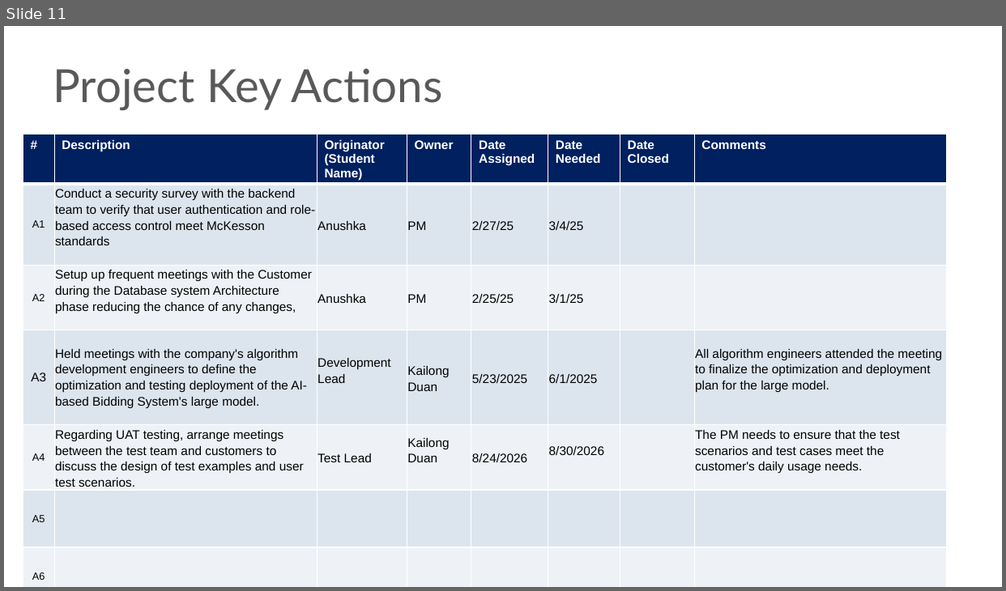
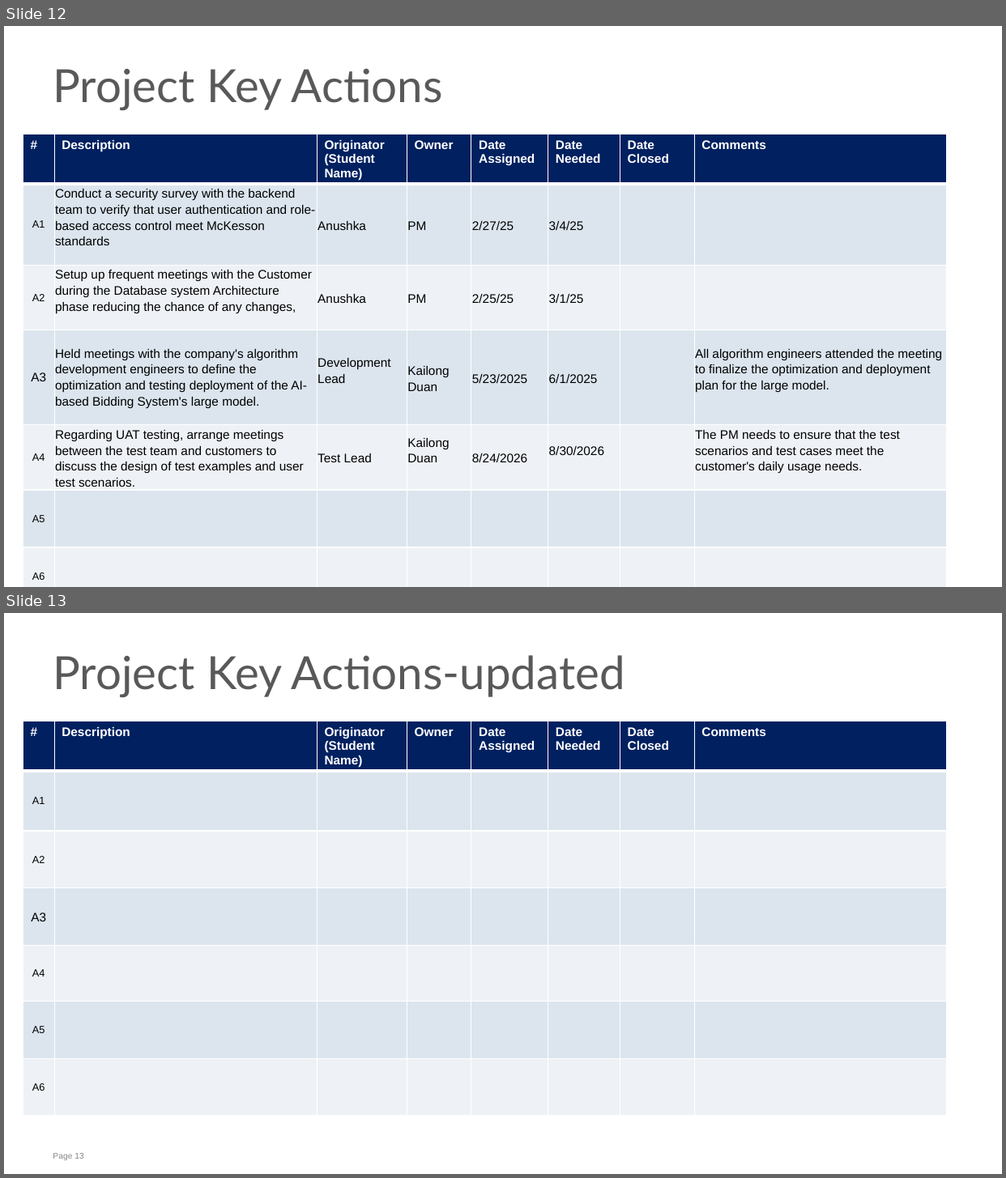
Before and after one commit to dkl520/cs7315_project, a slide deck: 4/group2 - pro4.pptx. Shown one above the other, each under a label of ours: slide 11 before the commit, slides 12 and 13 after it. The pictures are 1006x591 and 1006x1178 pixels, drawn with LibreOffice and Linux fonts; fonts in the diff are those of the drawing. Boxes give left, top, right and bottom in pixels: in the first picture for what was removed or moved away, otherwise in the second. Text is boxed around its words. In the diff, an @@ line names an element or a change of style, - is before the commit and + after.

```diff
--- a/4/group2 - pro4.pptx
+++ b/4/group2 - pro4.pptx
@@ slide 13 added at <box>4,613,1002,1174</box>, background #FFFFFF @@
@@ title added at <box>53,655,625,697</box>, 44 pt, text #595959 @@
+Project Key Actions-updated
@@ table added at <box>23,722,947,1119</box>, 7 rows, 8 columns @@
+# | Description | Originator / (Student Name) | Owner | Date Assigned | Date Needed | Date Closed | Comments
+A1 |  |  |  |  |  |  | 
+A2 |  |  |  |  |  |  | 
+A3 |  |  |  |  |  |  | 
+A4 |  |  |  |  |  |  | 
+A5 |  |  |  |  |  |  | 
+A6 |  |  |  |  |  |  | 
@@ page number added at <box>53,1153,83,1161</box>, 8 pt, text #87888A @@
+Page 13
@@ what was slide 11 is now slide 12 @@
```
Also in this commit, not shown: 2 other slides added, 2 other files.
